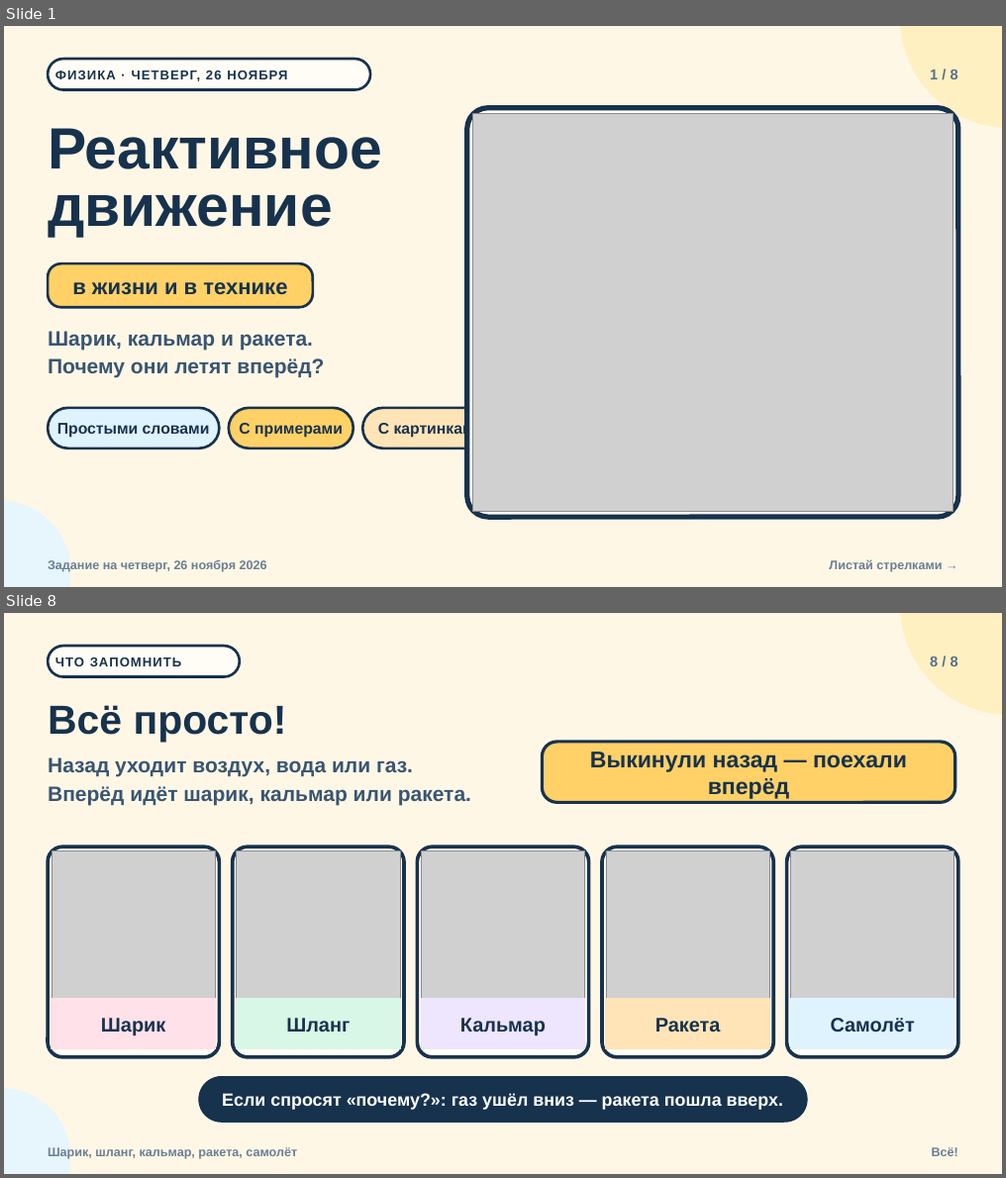
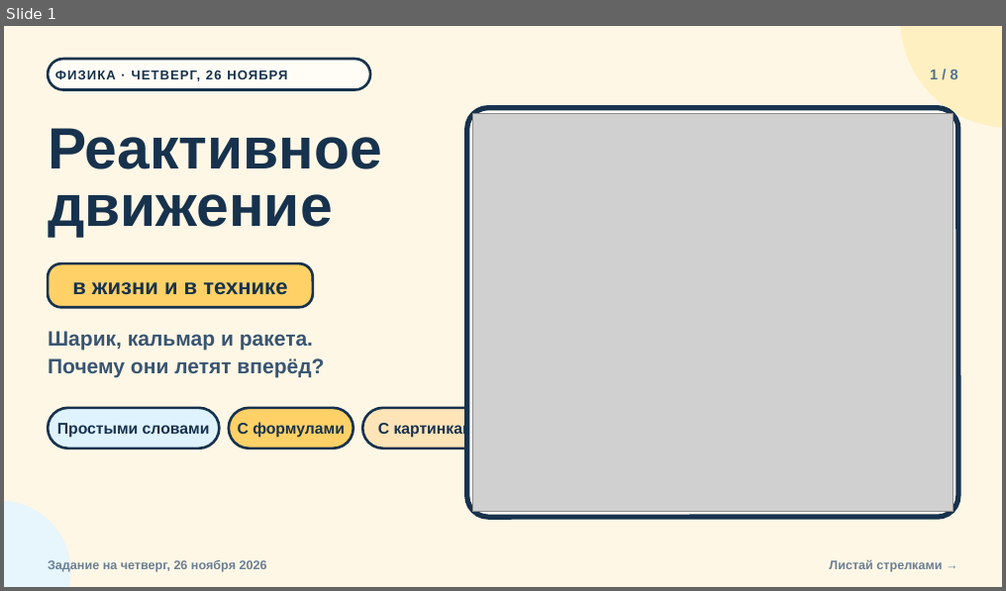
Before and after one commit to NexoMessenger/NexoMessenger, a slide deck: presentations/reaktivnoe-dvizhenie/reaktivnoe-dvizhenie.pptx. Shown one above the other, each under a label of ours: slides 1 and 8 before the commit, slide 1 after it; the slides between them are not shown. The pictures are 1006x1178 and 1006x591 pixels, drawn with LibreOffice and Linux fonts; fonts in the diff are those of the drawing; grey boxes stand for pictures. Boxes give left, top, right and bottom in pixels: in the first picture for what was removed or moved away, otherwise in the second. Text is boxed around its words. In the diff, an @@ line names an element or a change of style, - is before the commit and + after.

```diff
--- a/presentations/reaktivnoe-dvizhenie/reaktivnoe-dvizhenie.pptx
+++ b/presentations/reaktivnoe-dvizhenie/reaktivnoe-dvizhenie.pptx
@@ slide 8 removed at bbox=[4, 613, 1002, 1174], background #FFF7E6 @@
@@ ellipse removed at bbox=[901, 613, 1002, 715] @@
@@ rounded rectangle removed at bbox=[48, 646, 239, 677] @@
@@ text removed at bbox=[55, 658, 182, 666] @@
-ЧТО ЗАПОМНИТЬ
@@ text removed at bbox=[930, 657, 958, 666] @@
-8 / 8
@@ text removed at bbox=[48, 705, 287, 743] @@
-Всё просто!
@@ text removed at bbox=[48, 758, 471, 805] @@
-Назад уходит воздух, вода или газ.
-Вперёд идёт шарик, кальмар или ракета.
@@ rounded rectangle removed at bbox=[543, 742, 955, 802] @@
@@ text removed at bbox=[590, 752, 907, 799] @@
-Выкинули назад — поехали вперёд
@@ rounded rectangle removed at bbox=[48, 847, 219, 1057] @@
@@ rounded rectangle removed at bbox=[233, 847, 404, 1057] @@
@@ rounded rectangle removed at bbox=[417, 847, 589, 1057] @@
@@ rounded rectangle removed at bbox=[602, 847, 773, 1057] @@
@@ rounded rectangle removed at bbox=[787, 847, 958, 1057] @@
@@ picture removed at bbox=[52, 851, 216, 999] @@
@@ picture removed at bbox=[236, 851, 400, 999] @@
@@ picture removed at bbox=[421, 851, 585, 999] @@
@@ picture removed at bbox=[606, 851, 770, 999] @@
@@ picture removed at bbox=[791, 851, 954, 999] @@
@@ rectangle removed at bbox=[52, 999, 216, 1051] @@
@@ text removed at bbox=[101, 1018, 165, 1036] @@
-Шарик
@@ rectangle removed at bbox=[236, 999, 400, 1051] @@
@@ text removed at bbox=[286, 1018, 350, 1032] @@
-Шланг
@@ rectangle removed at bbox=[421, 999, 585, 1051] @@
@@ text removed at bbox=[460, 1018, 546, 1036] @@
-Кальмар
@@ rectangle removed at bbox=[606, 999, 770, 1051] @@
@@ text removed at bbox=[655, 1018, 721, 1033] @@
-Ракета
@@ rectangle removed at bbox=[791, 999, 954, 1051] @@
@@ text removed at bbox=[831, 1018, 915, 1032] @@
-Самолёт
@@ rounded rectangle removed at bbox=[199, 1077, 807, 1122] @@
@@ ellipse removed at bbox=[4, 1088, 70, 1174] @@
@@ text removed at bbox=[222, 1093, 783, 1110] @@
-Если спросят «почему?»: газ ушёл вниз — ракета пошла вверх.
@@ text removed at bbox=[48, 1148, 297, 1159] @@
-Шарик, шланг, кальмар, ракета, самолёт
@@ text removed at bbox=[932, 1148, 958, 1157] @@
-Всё!
@@ slide 1 changed as well @@
@@ text at bbox=[238, 422, 345, 438]: text changed @@
-С примерами
+С формулами
```
Also in this commit, not shown: 7 slides added, 6 other slides removed, 5 other files.
